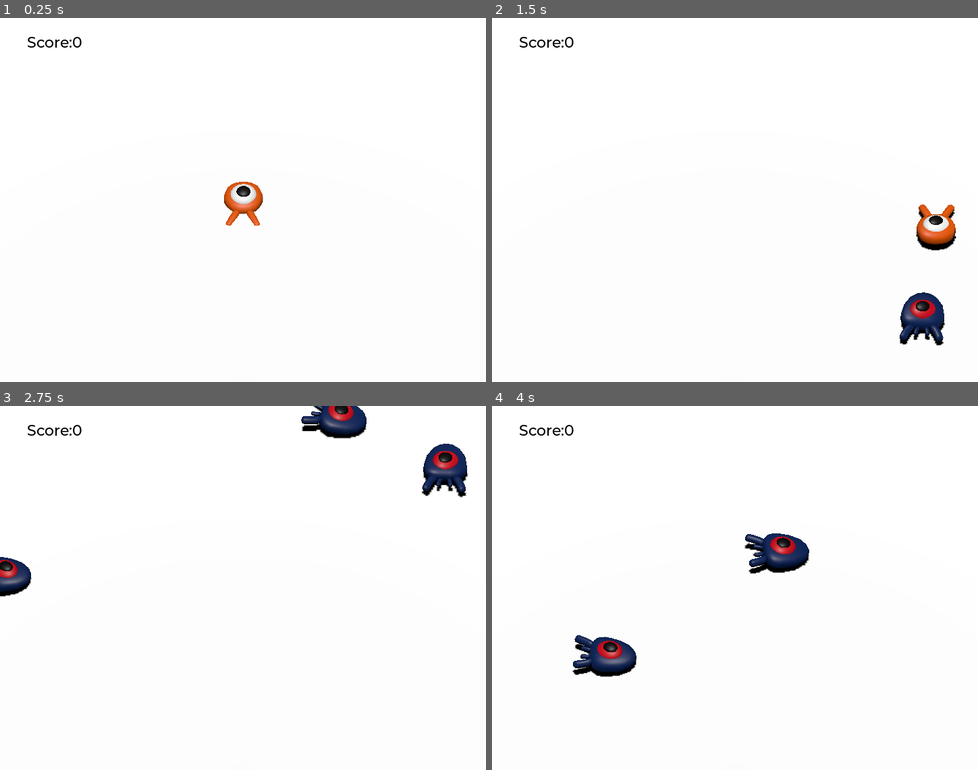
Above: before the commit, frames 1-4 (two rows, left to right).
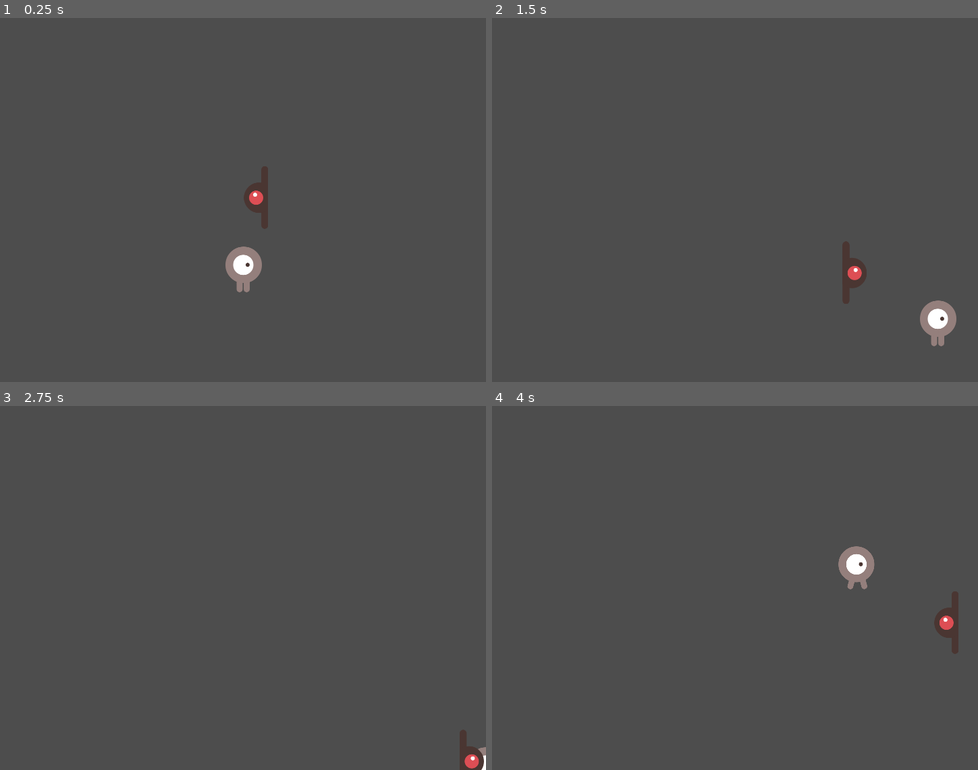
Above: after the commit, the same moments.

Repository: jaus0416/godotlearn
Game: Godot game, scene res://04_state_machine/main.tscn
Two runs of this game, one before a commit and one after it. Both use one fixed random seed, a clock stepped at 60 frames per second and the inputs below. Before the commit the project starts from res://03_first_3d_game/main.tscn.
Inputs (mouse positions are in pixels of both pictures, inside the frame that each line leads up to):
- Up to frame 1 (0.25 s): no input
- Up to frame 2 (1.5 s): tap Enter (start_game) at 0.5, 1.35 s; move the mouse to (841, 181) at 0.52 s; hold Right (move_right) 0.53-1.28 s; hold Enter (start_game) 0.53-1.28 s; click (841, 181) at 0.67 s; tap Space (jump) at 0.77 s; move the mouse to (637, 218) at 1.27 s; hold S (move_back) from 1.28 s (still down)
- Up to frame 3 (2.75 s): tap Space (jump) at 1.52 s; move the mouse to (291, 507) at 2.02 s; release S (move_back) at 2.03 s; hold Right (move_right) from 2.03 s (still down); hold Enter (start_game) from 2.03 s (still down)
- Up to frame 4 (4 s): move the mouse to (710, 660) at 2.77 s; release Right (move_right) at 2.78 s; release Enter (start_game) at 2.78 s; hold W (move_forward) 2.78-3.53 s; tap Enter (start_game) at 2.85 s; click (710, 660) at 2.92 s; tap Space (jump) at 3.02, 3.77 s; move the mouse to (880, 642) at 3.52 s; hold Left (move_left) from 3.53 s (still down); hold Enter (start_game) from 3.53 s (still down)

The runs differ from the first frame. In frame 1, 100% of the frame differs, in the area x 0-100%, y 0-100%; in frame 2, 100%; in frame 3, 100%; in frame 4, 100%.

Commit message:
feature:有限状态机

Diff:
--- a/project.godot
+++ b/project.godot
@@ -11,13 +11,9 @@
 [application]
 
 config/name="GodotLearn"
-run/main_scene="res://03_first_3d_game/main.tscn"
+run/main_scene="res://04_state_machine/main.tscn"
 config/features=PackedStringArray("4.3", "Forward Plus")
 config/icon="res://icon.svg"
-
-[autoload]
-
-MusicPlayer="*res://03_first_3d_game/music_player.tscn"
 
 [display]
 
